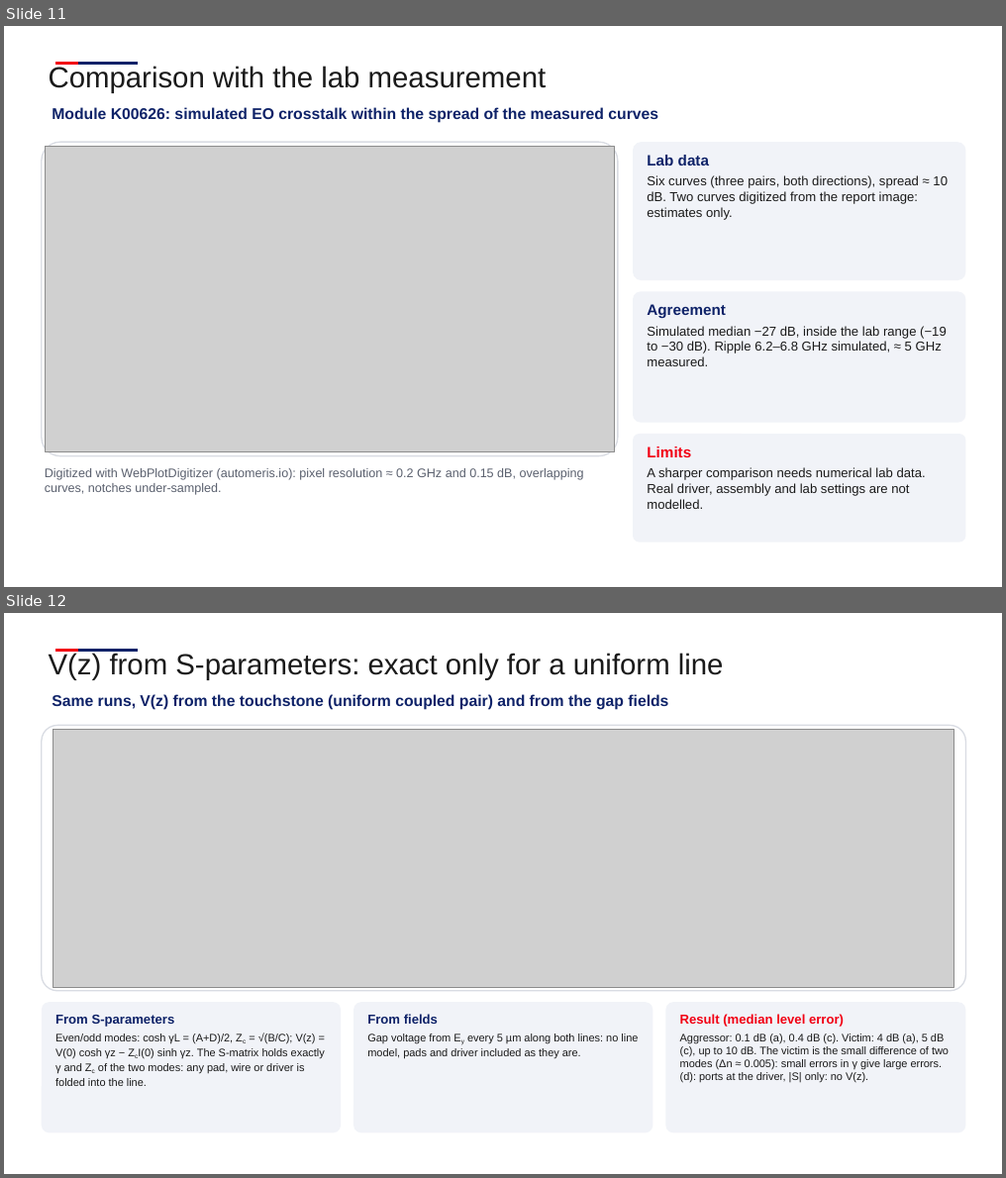
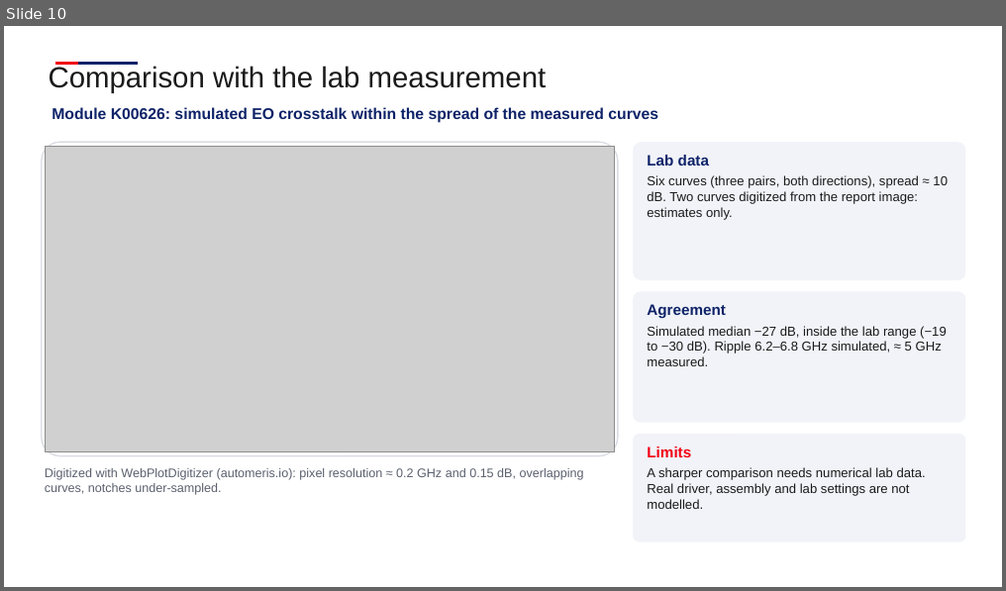
Before and after one commit to andreimuresian/claude, a slide deck: docs/cst/xtalk/Istanbul_EO_crosstalk.pptx. Shown one above the other, each under a label of ours: slides 11 and 12 before the commit, slide 10 after it. The pictures are 1006x1178 and 1006x591 pixels, drawn with LibreOffice and Linux fonts; fonts in the diff are those of the drawing; grey boxes stand for pictures; background and template pictures are left out. Boxes give left, top, right and bottom in pixels: in the first picture for what was removed or moved away, otherwise in the second. Text is boxed around its words. In the diff, an @@ line names an element or a change of style, - is before the commit and + after.

```diff
--- a/docs/cst/xtalk/Istanbul_EO_crosstalk.pptx
+++ b/docs/cst/xtalk/Istanbul_EO_crosstalk.pptx
@@ slide 12 removed at [4, 613, 1002, 1174], background #FFFFFF; not listed: 2 template elements that a slide beside it also shows @@
@@ text removed at [49, 653, 724, 680] @@
-V(z) from S-parameters: exact only for a uniform line
@@ text removed at [52, 694, 668, 710] @@
-Same runs, V(z) from the touchstone (uniform coupled pair) and from the gap fields
@@ rounded rectangle removed at [42, 725, 966, 991] @@
@@ picture removed at [54, 729, 954, 987] @@
@@ rounded rectangle removed at [42, 1002, 341, 1134] @@
@@ text removed at [55, 1015, 325, 1086] @@
-From S-parameters
-Even/odd modes: cosh γL = (A+D)/2, Zc = √(B/C); V(z) = V(0) cosh γz − ZcI(0) sinh γz. The S-matrix holds exactly γ and Zc of the two modes: any pad, wire or driver is folded into the line.
@@ rounded rectangle removed at [353, 1002, 653, 1134] @@
@@ text removed at [367, 1014, 638, 1059] @@
-From fields
-Gap voltage from Ey every 5 µm along both lines: no line model, pads and driver included as they are.
@@ rounded rectangle removed at [665, 1002, 966, 1134] @@
@@ text removed at [680, 1014, 948, 1083] @@
-Result (median level error)
-Aggressor: 0.1 dB (a), 0.4 dB (c). Victim: 4 dB (a), 5 dB (c), up to 10 dB. The victim is the small difference of two modes (Δn ≈ 0.005): small errors in γ give large errors. (d): ports at the driver, |S| only: no V(z).
@@ what was slide 11 is now slide 10 @@
```
Also in this commit, not shown: 5 slides changed, 4 slides added, 4 other slides removed, 1 other file.
